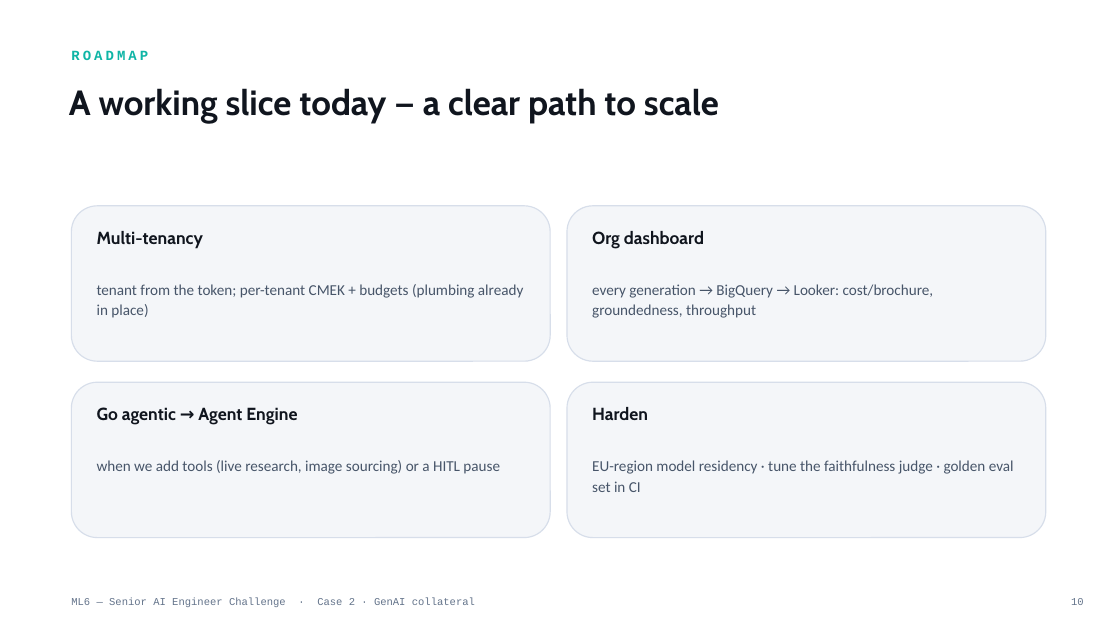
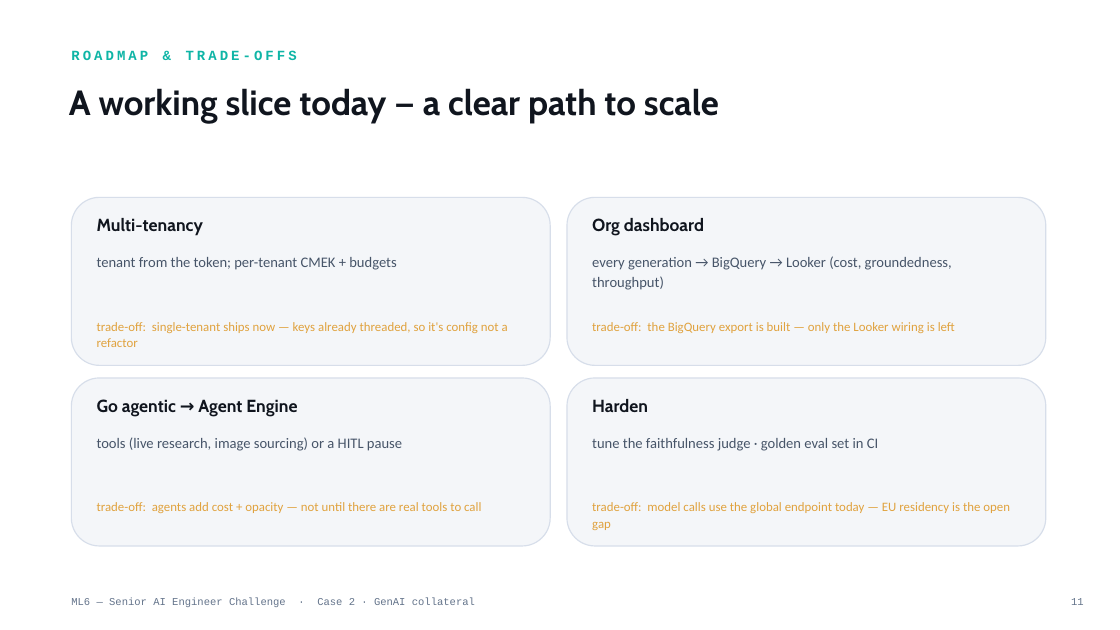
Before and after one commit to yashgpt2894/genai-marketing-collateral, a slide deck: slide 11 of Case2_GenAI_Collateral.pptx (slide 10 before the commit). Drawn at 1120x630 pixels with LibreOffice and Linux fonts; fonts in the diff are those of the drawing. Boxes give left, top, right and bottom in pixels: in the first picture for what was removed or moved away, otherwise in the second. Text is boxed around its words. In the diff, an @@ line names an element or a change of style, - is before the commit and + after.

Commit message:
Match the brief's two-endpoint contract: sync /generate + drop custom-template CRUD
- POST /generate is now synchronous: returns the ArticleJSON (200), the brief's contract (one POST to upload, one POST to generate -> JSON). ?async=true keeps the 202 + poll path for long/bursty jobs; GET /generate/{pair}/{job} is optional. Idempotency-Key reuses the same result.
- Removed custom-template CRUD (GET/POST/PUT/DELETE /templates) + store methods; the 4 built-in layouts remain (selected via template_id), UI lists them statically.
- UI uses the sync response (no polling); deploy.sh --timeout 600 for the blocking model call.
- Synced README, ARCHITECTURE, openapi.json, Postman (trimmed to the brief flow); deck updated to the sync contract. 47 tests passing.

```diff
--- a/Case2_GenAI_Collateral.pptx
+++ b/Case2_GenAI_Collateral.pptx
@@ text at (71, 50, 297, 60): text changed @@
-ROADMAP
+ROADMAP & TRADE-OFFS
@@ rounded rectangle: place and size @@
-rounded rectangle at (71, 206, 550, 361)
+rounded rectangle at (71, 197, 550, 365)
@@ rounded rectangle: place and size @@
-rounded rectangle at (567, 206, 1046, 361)
+rounded rectangle at (567, 197, 1046, 365)
@@ text "Multi-tenancy": place and size @@
-text "Multi-tenancy" at (97, 231, 203, 248)
+text "Multi-tenancy" at (97, 218, 203, 236)
@@ text "Org dashboard": place and size @@
-text "Org dashboard" at (592, 231, 704, 248)
+text "Org dashboard" at (592, 218, 704, 236)
@@ text at (97, 257, 396, 270): text changed; size 13 to 12.5 pt @@
-tenant from the token; per-tenant CMEK + budgets (plumbing already in place)
+tenant from the token; per-tenant CMEK + budgets
@@ text at (592, 256, 952, 290): text changed; size 13 to 12.5 pt @@
-every generation → BigQuery → Looker: cost/brochure, groundedness, throughput
+every generation → BigQuery → Looker (cost, groundedness, throughput)
@@ text added at (97, 322, 508, 347), 11 pt, text #E0A23E @@
+trade-off: single-tenant ships now — keys already threaded, so it's config not a refactor
@@ text added at (592, 322, 955, 333), 11 pt, text #E0A23E @@
+trade-off: the BigQuery export is built — only the Looker wiring is left
@@ rounded rectangle: place and size @@
-rounded rectangle at (71, 382, 550, 538)
+rounded rectangle at (71, 378, 550, 546)
@@ rounded rectangle: place and size @@
-rounded rectangle at (567, 382, 1046, 538)
+rounded rectangle at (567, 378, 1046, 546)
@@ text "Go agentic → Agent Engine": place and size @@
-text "Go agentic → Agent Engine" at (97, 407, 297, 425)
+text "Go agentic → Agent Engine" at (97, 399, 297, 416)
@@ text "Harden": place and size @@
-text "Harden" at (592, 407, 648, 420)
+text "Harden" at (592, 399, 648, 412)
@@ text at (97, 437, 402, 451): text changed; size 13 to 12.5 pt @@
-when we add tools (live research, image sourcing) or a HITL pause
+tools (live research, image sourcing) or a HITL pause
@@ text at (592, 438, 878, 451): text changed; size 13 to 12.5 pt @@
-EU-region model residency · tune the faithfulness judge · golden eval set in CI
+tune the faithfulness judge · golden eval set in CI
@@ text added at (97, 502, 481, 513), 11 pt, text #E0A23E @@
+trade-off: agents add cost + opacity — not until there are real tools to call
@@ text added at (592, 502, 1010, 530), 11 pt, text #E0A23E @@
+trade-off: model calls use the global endpoint today — EU residency is the open gap
@@ text at (1071, 598, 1084, 605): text changed @@
-10
+11
```
Also in this commit, not shown: 4 other slides changed, 1 slide added, 15 other files.
